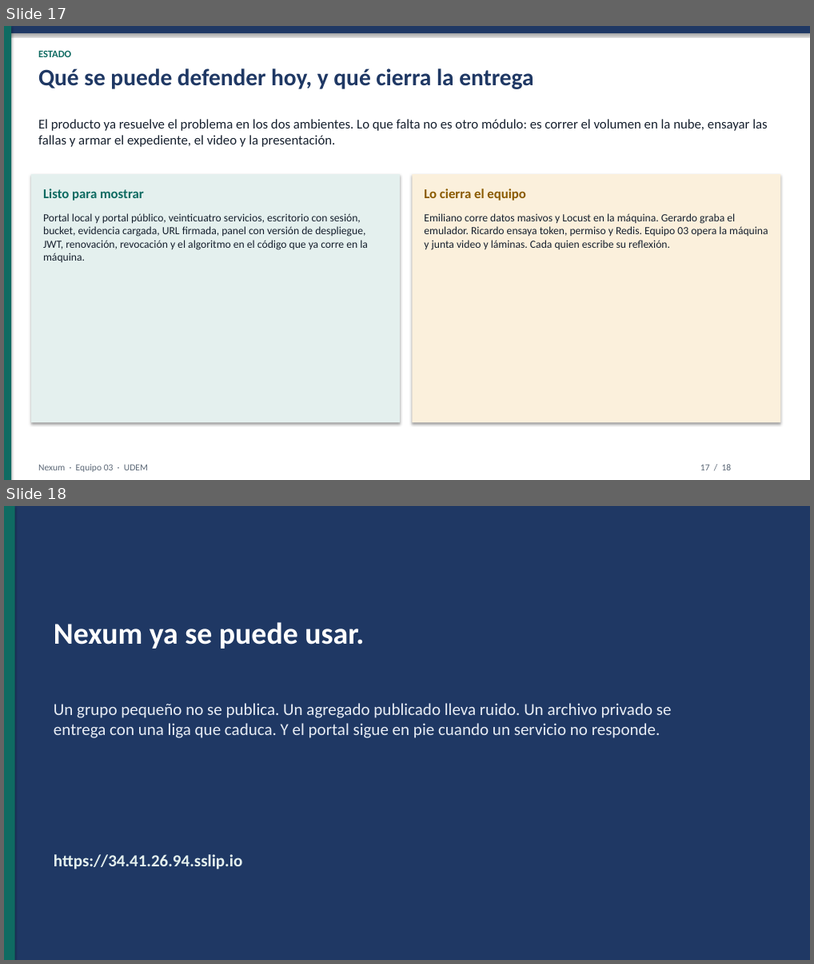
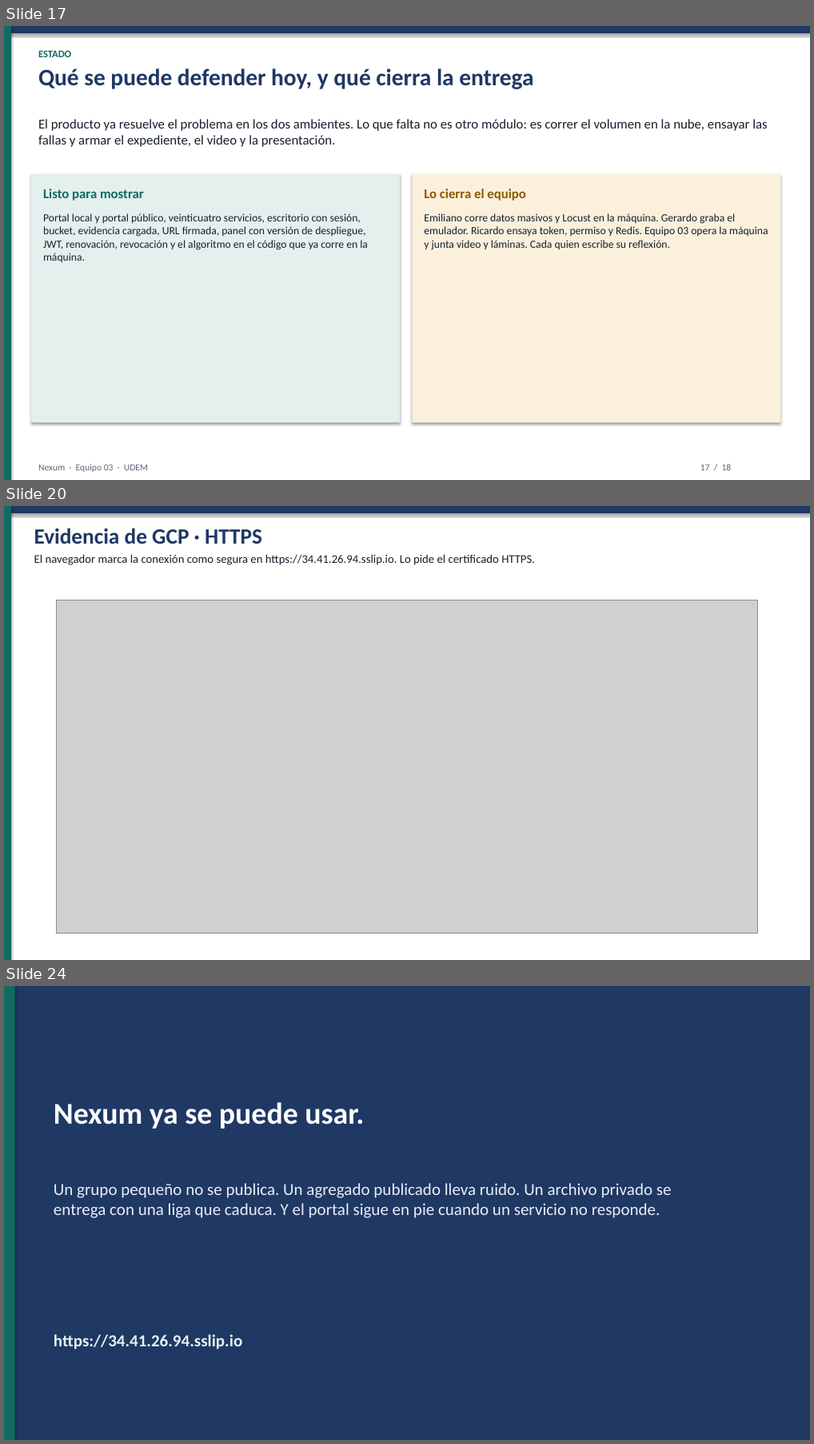
Before and after one commit to JuanPRamos2/IAC, a slide deck: Equipo03_SegundoParcial/codigo/docs/Nexum_Equipo03_Presentacion.pptx. Shown one above the other, each under a label of ours: slides 17 and 18 before the commit, slides 17, 20 and 24 after it; the slides between them are not shown. The pictures are 814x964 and 814x1444 pixels, drawn with LibreOffice and Linux fonts; fonts in the diff are those of the drawing; grey boxes stand for pictures. Boxes give left, top, right and bottom in pixels: in the first picture for what was removed or moved away, otherwise in the second. Text is boxed around its words. In the diff, an @@ line names an element or a change of style, - is before the commit and + after.

```diff
--- a/Equipo03_SegundoParcial/codigo/docs/Nexum_Equipo03_Presentacion.pptx
+++ b/Equipo03_SegundoParcial/codigo/docs/Nexum_Equipo03_Presentacion.pptx
@@ slide 20 added at [4, 506, 810, 960], background #FFFFFF @@
@@ rectangle added at [4, 506, 810, 513], fill #1F3864 @@
@@ rectangle added at [4, 506, 11, 960], fill #0F6B62 @@
@@ text added at [34, 528, 262, 544], 26 pt, text #1F3864, bold @@
+Evidencia de GCP · HTTPS
@@ text added at [34, 554, 535, 565], 14 pt, text #16202E @@
+El navegador marca la conexión como segura en https://34.41.26.94.sslip.io. Lo pide el certificado HTTPS.
@@ picture added at [56, 600, 758, 932] @@
@@ what was slide 18 is now slide 24 @@
```
Also in this commit, not shown: 5 other slides added.
